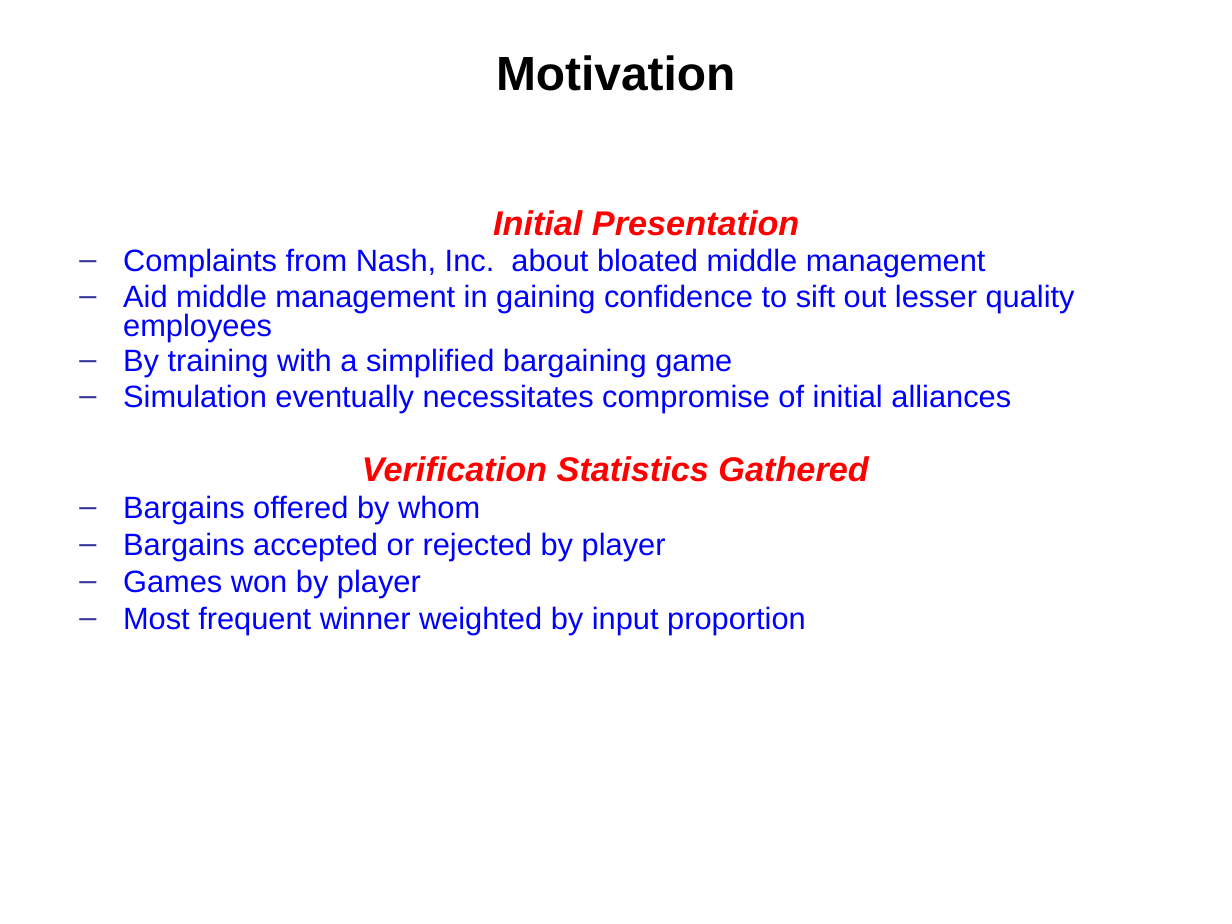
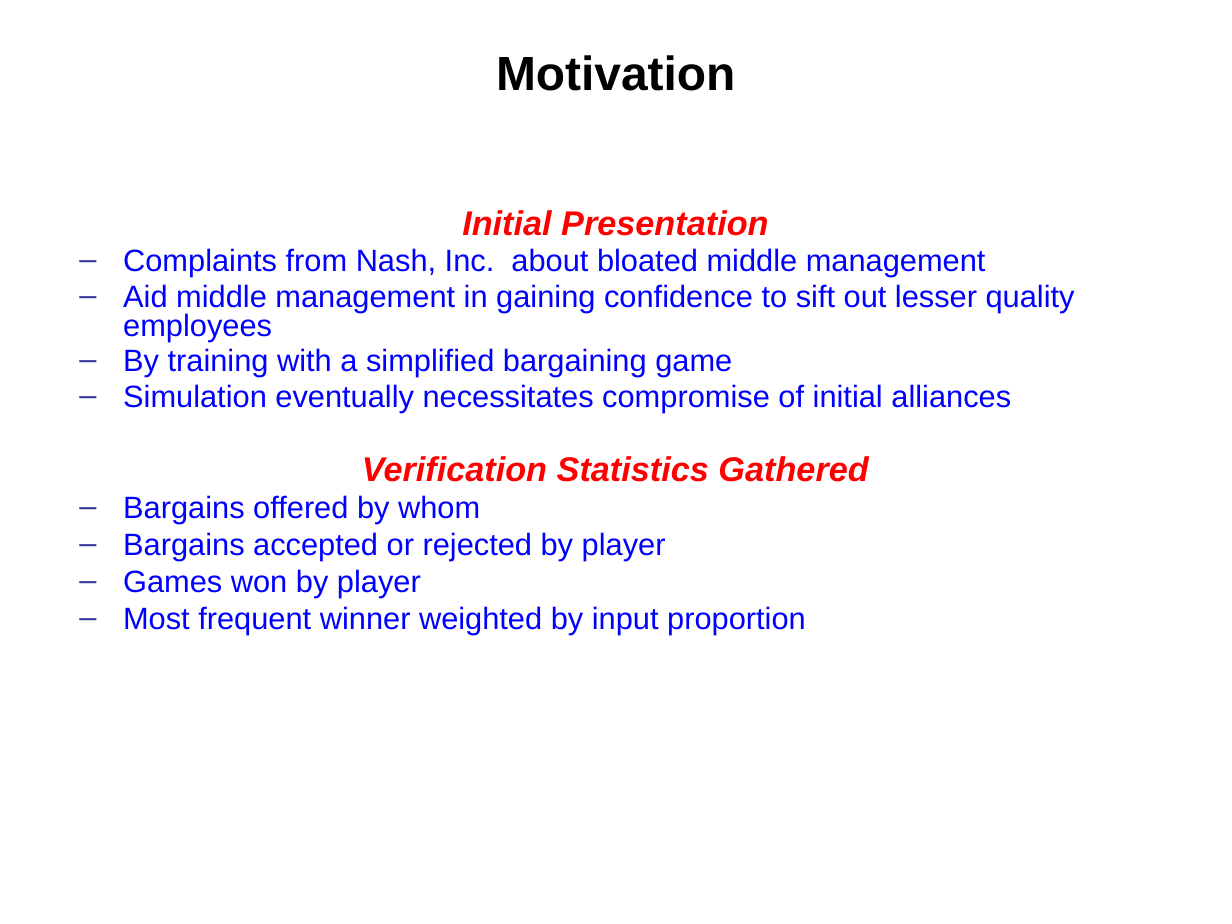
Before and after one commit to Steve132/solongsucker, a slide deck: slide 4 of doc/Presentation.ppt (slide 3 before the commit). Drawn at 1232x924 pixels with LibreOffice and Linux fonts; fonts in the diff are those of the drawing. Boxes give left, top, right and bottom in pixels: in the first picture for what was removed or moved away, otherwise in the second. Text is boxed around its words. In the diff, an @@ line names an element or a change of style, - is before the commit and + after.

```diff
--- a/doc/Presentation.ppt
+++ b/doc/Presentation.ppt
@@ text "Initial Presentation" at [123,210,1075,634]: list level 2 to 1 in "Initial Presentation"; indent changed @@
```
Also in this commit, not shown: 2 other slides changed, 2 slides added, 1 slide removed, 2 other files.
